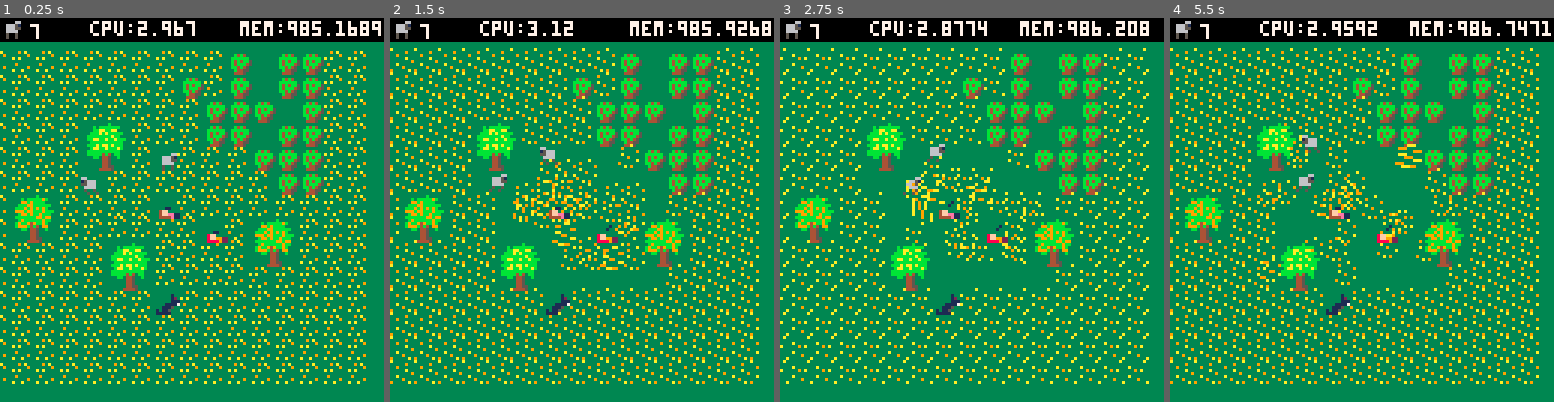
Above: before the commit, frames 1-4 (left to right).
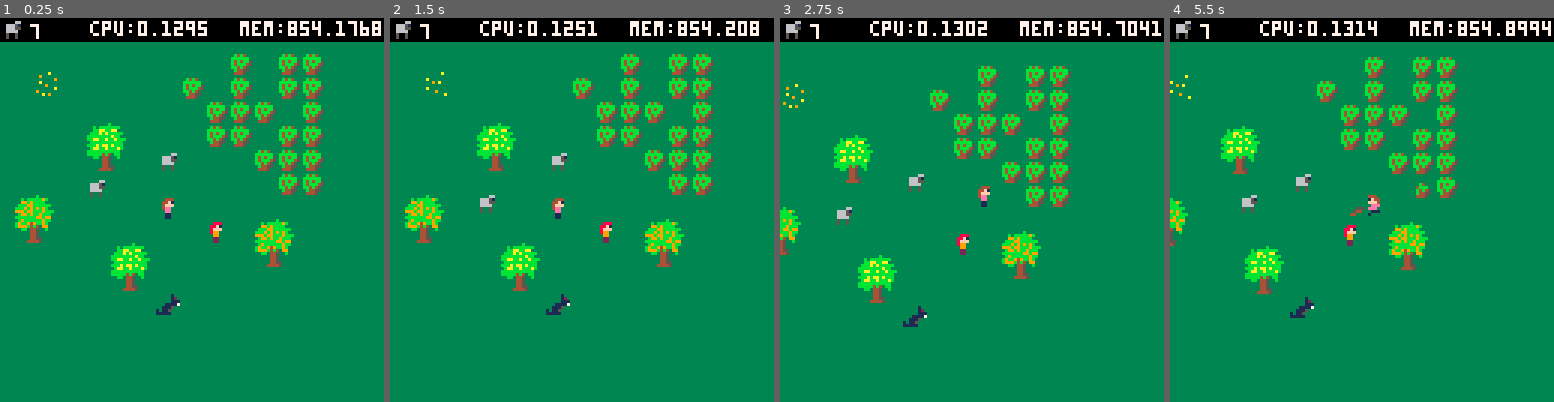
Above: after the commit, the same moments.

Repository: sdegutis/shepherdgame.com
Game: PICO-8 cartridge sheep.p8
The game is run twice, just before and just after one commit, with the same random seed, the same clock (stepped at 60 frames per second) and the same inputs.
Inputs:
- Up to frame 1 (0.25 s): no input
- Up to frame 2 (1.5 s): tap X (X key) at 0.33, 1.07 s; tap O (Z key) at 0.7 s
- Up to frame 3 (2.75 s): hold Right 1.6-2.1 s; tap O (Z key) at 1.7, 2.1, 2.5 s; tap X (X key) at 1.85 s; hold Up 2.15-2.42 s; hold Right from 2.47 s (still down)
- Up to frame 4 (5.5 s): tap O (Z key) every 0.4 s from 2.9 to 5.3 s; tap X (X key) at 2.97, 4.08, 5.2 s; release Right at 3.03 s; hold Left 3.08-3.58 s; hold Down 3.63-3.97 s; hold Right 4.02-4.68 s; hold Up 4.73-5.03 s; hold Left from 5.08 s (still down)

The runs differ from the first frame. In frame 1, 10% of the frame differs, in the area x 0-99%, y 0-96%; in frame 2, 11%; in frame 3, 22%; in frame 4, 24%, in the area x 0-100%, y 0-96%.

Commit message:
You can't win by getting stung, oops

Diff:
--- a/sheep.p8
+++ b/sheep.p8
@@ -495,7 +495,6 @@
 function player_collide(e,e2)
 	if e2.k=='bees' then
 		sting(e2,e)
-		wongame()
 		return true
 	end
 end
@@ -1380,18 +1378,18 @@
 0400000000000000000000000000000000000000000000000000000000000000000000000000000000000000000000000000000000000000000000000000000000000000000000000000000000000000000000000000000000000000000000000000000000000000000000000000000000000000000000000000000000000014
 0400000000000000000000000000000000000000000000000000000000000000000000000000000000000000000000000000000000000000000000000000000000000000000000000000000000000009000000000000000000000000000000000000000000000000000000000000000000000000000000000000000000000014
 0400000000000000000000000000000000000000000000000000000000000000000000000000000000000000000000000000000000000000000000000000000000000000000000000000000000000000000000000000000000000000000000000000000000000000000000000000000000000000000000000000000000000014
-0400000000000000000000000000000000000000000000000000000000000000000000000000000000000000000000000000000000000000000000000000000000000000000000000000000808080808080808080803000303080800000000000000000000000000000000000000000000000000000000000000000000000014
-0400000000000000000000000000000000000000000000000000000000000000000000000000000000000000000000000000000000000000000000000000000000000000000000000000000808080808080808030803000303080800000000000000000000000000000000000000000000000000000000000000000000000014
-0400000000000000000000000000000000000000000000000000000000000000000000000000000000000000000000000000000000000000000000000000000000000000000000000000090808080808080808083803030003080800000000000000000000000000000000000000000000000000000000000000000000000004
-0400000000000000000000000000000000000000000000000000000000000000000000000000000000000000000000000000000000000000000000050500000005050000000000000000000808080826270808080303000303080800000000000000000000000000000000000000000000000000000000000000000000000404
-0400000000000000000000000000000000000000000000000000000000000000000000000000000000000000000000000000000000000000000505051010101005050505000000000000000808080836090809080808030339080800000000000000000000000000000000000000000000000000000000000000000000000414
-0400000000000000000000000000000000000000000000000000000000000000000000000000000000000000000000000000000000000005050510101010101010101010050505000000000808080809080808080808080303080800000000000000000000000000000000000000000000000000000000000000000000000414
-140000000000000000000000000000000000000000000000000000000000000000000000000000000000000000000000000000000000050510101010102020202010101010100505000000082425080808080c080808080808080800000000000000000000000000000000000000000000000000000000000000000000000414
-0400000000000000000000000000000000000000000000000000000000000000000000000000000000000000000000000000000000000610101030202020202030202010101005050500000834080808080808080d08242508080800000000000000000000000000000000000000000000000000000000000000000000000414
-0404000000000000000000000000000000000000000000000000000000000000000000000000000000000000000000000000000000050510101020202020202020202020101010050505000808080808262708080808343508080800000000000000000000000000000000000000000000000000000000000000000000040414
-1404000000000000000000000000000000000000000000000000000000000000000000000000000000000000000000000000000000061010102020202020303020202020201010100505000808080808360708080808080808080800000000000000000000000000000000000000000000000000000000000000000000000414
-140400000000000000000000000000000000000000000000000000000000000000000000000000000000000000000000000000000006101030302020202020202020202020201010100600080808080808080a080808080808080800000000000000000000000000000000000000000000000000000000000000000000000404
-1404000000000000000000000000000000000000000000000000000000000000000000000000000000000000000000000000000000061010202020202020202020202030302020101005050808080808080808080808080808080800000000000000000000000000000000000000000000000000000000000000000000000404
-1404040000000000000000000000000000000000000000000000000000000000000000000000000000000000000000000000000005051010202020302020202020202020202020201010060808080808080808080808080808080800000000000000000000000000000000000000000000000000000000000000000000000404
-1404040000000000000000000000000000000000000000000000000000000000000000000000000000000000000000000000000006101010202020202020202020202020202020201010060808080808080808080808080808080800000000000000000000000000000000000000000000000000000000000000000000000414
+0400000000000000000000000000000000000000000000000000000000000000000000000000000000000000000000000000000000000000000000000000000000000000000000000000000000000000000000000003000303000000000000000000000000000000000000000000000000000000000000000000000000000014
+0400000000000000000000000000000000000000000000000000000000000000000000000000000000000000000000000000000000000000000000000000000000000000000000000000000000080000000000030003000303000000000000000000000000000000000000000000000000000000000000000000000000000014
+0400000000000000000000000000000000000000000000000000000000000000000000000000000000000000000000000000000000000000000000000000000000000000000000000000090000000000000000003803030003000000000000000000000000000000000000000000000000000000000000000000000000000004
+0400000000000000000000000000000000000000000000000000000000000000000000000000000000000000000000000000000000000000000000050500000005050000000000000000000000000026270000000303000303000000000000000000000000000000000000000000000000000000000000000000000000000404
+0400000000000000000000000000000000000000000000000000000000000000000000000000000000000000000000000000000000000000000505051010101005050505000000000000000000000036090009000000030339000000000000000000000000000000000000000000000000000000000000000000000000000414
+0400000000000000000000000000000000000000000000000000000000000000000000000000000000000000000000000000000000000005050510101010101010101010050505000000000000000009000000000000000303000000000000000000000000000000000000000000000000000000000000000000000000000414
+140000000000000000000000000000000000000000000000000000000000000000000000000000000000000000000000000000000000050510101010102020202010101010100505000000002425000000000c000000000000000000000000000000000000000000000000000000000000000000000000000000000000000414
+0400000000000000000000000000000000000000000000000000000000000000000000000000000000000000000000000000000000000610101030202020202030202010101005050500000034080000000000000d00242500000000000000000000000000000000000000000000000000000000000000000000000000000414
+0404000000000000000000000000000000000000000000000000000000000000000000000000000000000000000000000000000000050510101020202020202020202020101010050505000000000000262700000000343500000000000000000000000000000000000000000000000000000000000000000000000000040414
+1404000000000000000000000000000000000000000000000000000000000000000000000000000000000000000000000000000000061010102020202020303020202020201010100505000000000000360700000000000000000000000000000000000000000000000000000000000000000000000000000000000000000414
+140400000000000000000000000000000000000000000000000000000000000000000000000000000000000000000000000000000006101030302020202020202020202020201010100600000000000000000a000000000000000000000000000000000000000000000000000000000000000000000000000000000000000404
+1404000000000000000000000000000000000000000000000000000000000000000000000000000000000000000000000000000000061010202020202020202020202030302020101005050000000000000000000000000000000000000000000000000000000000000000000000000000000000000000000000000000000404
+1404040000000000000000000000000000000000000000000000000000000000000000000000000000000000000000000000000005051010202020302020202020202020202020201010060000000000000000000000000000000000000000000000000000000000000000000000000000000000000000000000000000000404
+1404040000000000000000000000000000000000000000000000000000000000000000000000000000000000000000000000000006101010202020202020202020202020202020201010060000000000000000000000000000000000000000000000000000000000000000000000000000000000000000000000000000000414
 1404040000000000000000000000000000000000000000000000000000000000000000000000000000000000000000000000000000101010302020202020202020202020203020201010000000000000000000000000000000000000000000000000000000000000000000000000000000000000000000000000000000000014
